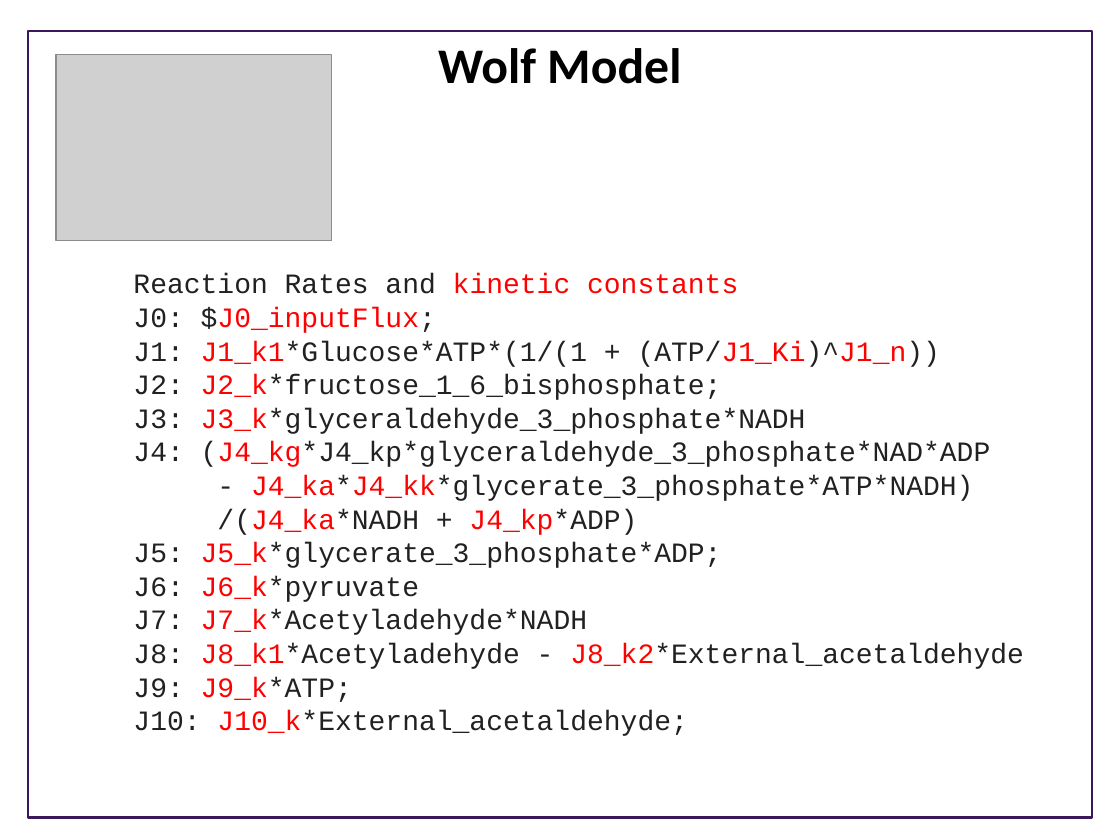
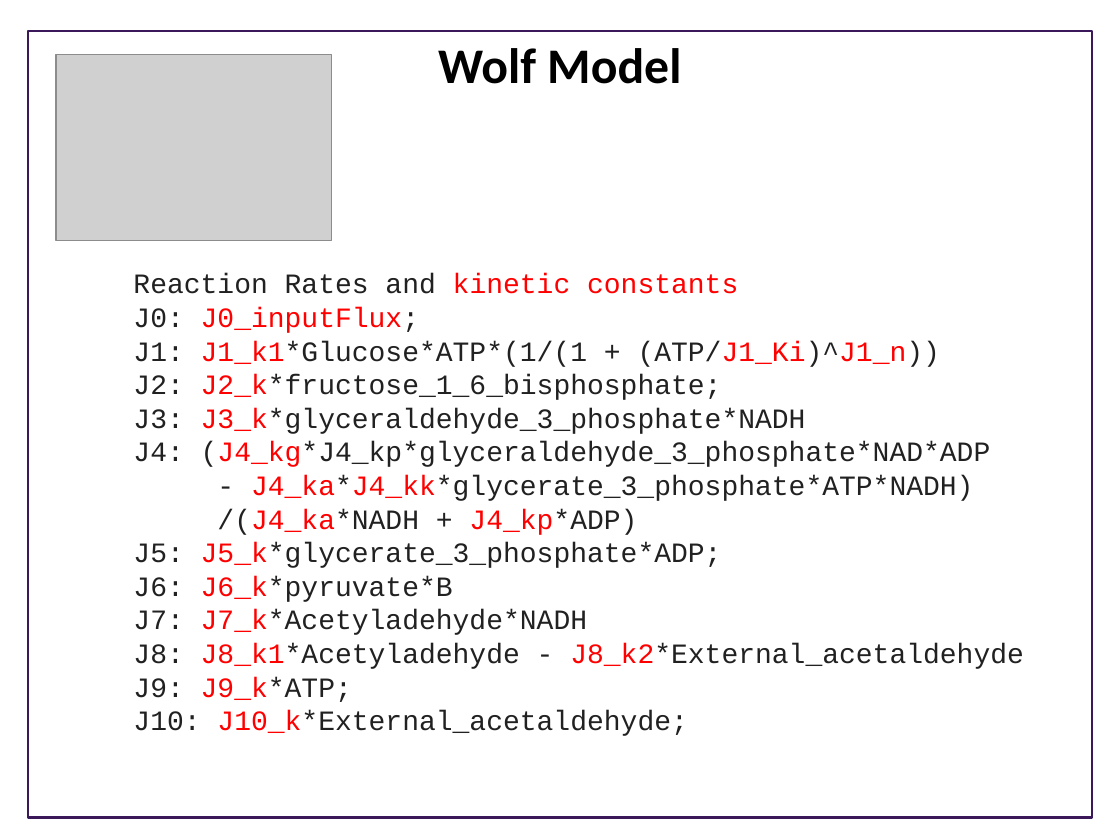
Before and after one commit to ModelEngineering/advancing-biomedical-models, a slide deck: slide 5 of Fall_2021/lecture_7 - Basics of Experimental Design/Lecture_7 - Design_of_experiments-Overview.pptx. Drawn at 1120x840 pixels with LibreOffice and Linux fonts; fonts in the diff are those of the drawing; grey boxes stand for pictures; background and template pictures are left out. Boxes give left, top, right and bottom in pixels: in the first picture for what was removed or moved away, otherwise in the second. Text is boxed around its words. In the diff, an @@ line names an element or a change of style, - is before the commit and + after.

Commit message:
Updated slides

```diff
--- a/Fall_2021/lecture_7 - Basics of Experimental Design/Lecture_7 - Design_of_experiments-Overview.pptx
+++ b/Fall_2021/lecture_7 - Basics of Experimental Design/Lecture_7 - Design_of_experiments-Overview.pptx
@@ text at <box>133,307,419,333</box>: text changed @@
-J0: $J0_inputFlux;
+J0: J0_inputFlux;
@@ text at <box>133,576,453,602</box>: text changed @@
-J6: J6_k*pyruvate
+J6: J6_k*pyruvate*B
```
